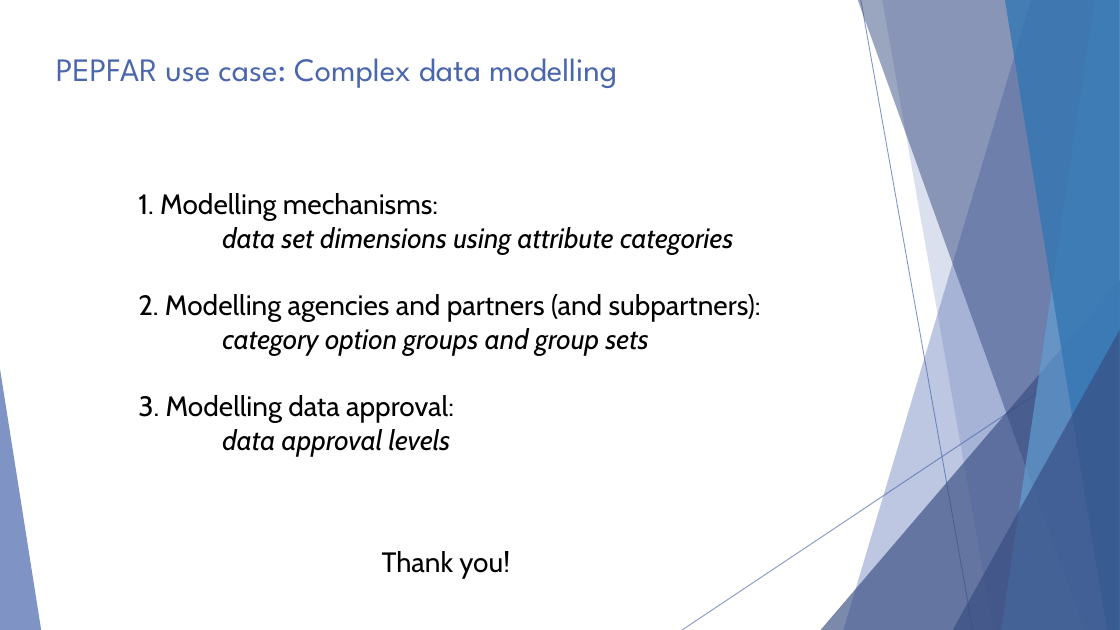
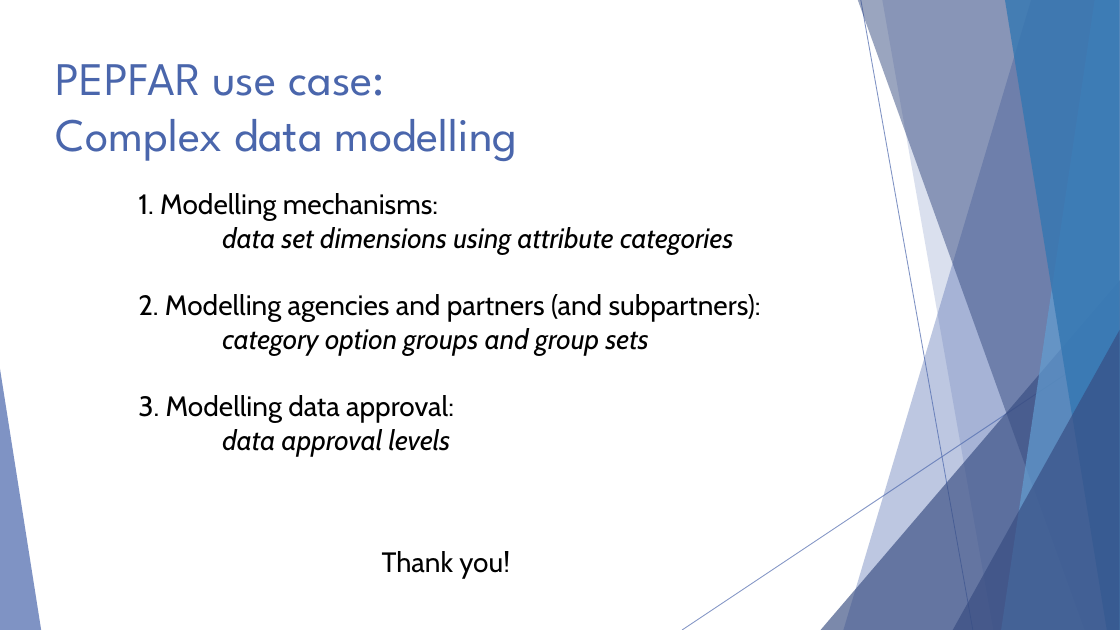
Before and after one commit to hispus/presentations, a slide deck: slide 31 of Complex_Data_Modelling/Complex_Data_Modelling.pptx. Drawn at 1120x630 pixels with LibreOffice and Linux fonts; fonts in the diff are those of the drawing; background and template pictures are left out. Boxes give left, top, right and bottom in pixels: in the first picture for what was removed or moved away, otherwise in the second. Text is boxed around its words. In the diff, an @@ line names an element or a change of style, - is before the commit and + after.

Commit message:
Updates Complex Data Modelling slides

```diff
--- a/Complex_Data_Modelling/Complex_Data_Modelling.pptx
+++ b/Complex_Data_Modelling/Complex_Data_Modelling.pptx
@@ title "PEPFAR use case: Complex data ..." at [56, 64, 517, 161]: size 28 to 40 pt @@
```
Also in this commit, not shown: 6 other slides changed, 1 other file.
